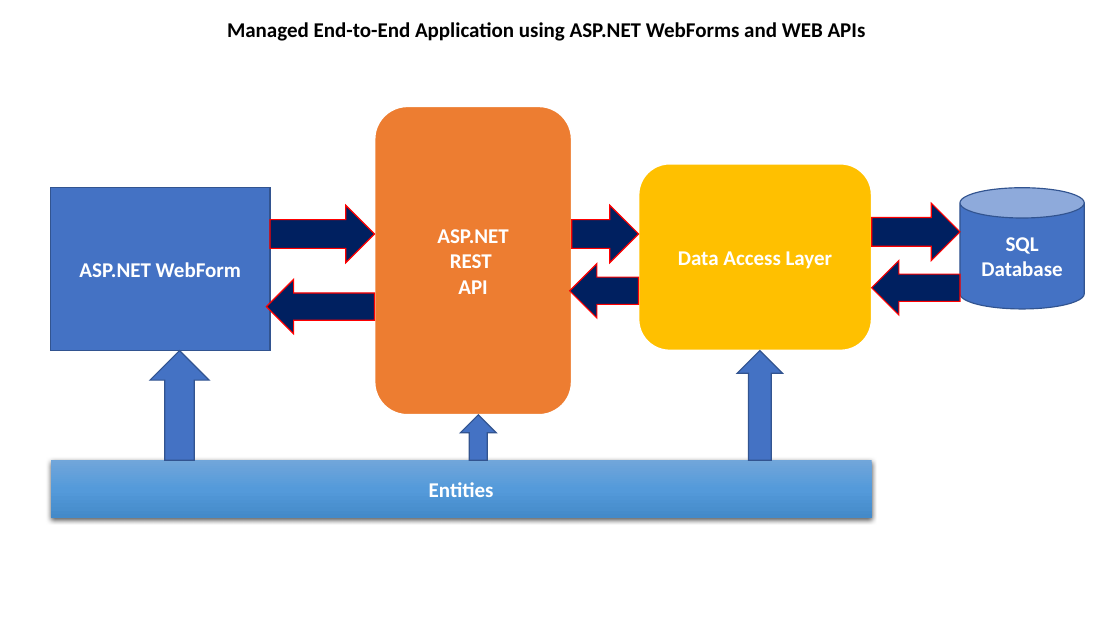
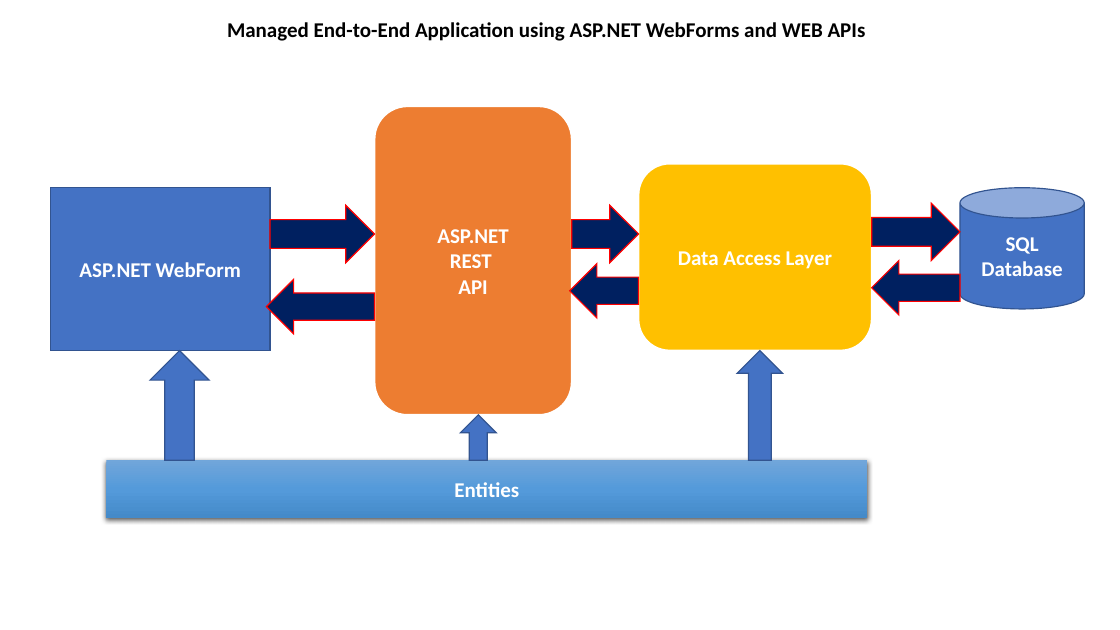
Before and after one commit to maheshsabnis/NetFrwk_Projects, a slide deck: slide 44 of Training-Images.pptx. Drawn at 1120x630 pixels with LibreOffice and Linux fonts; fonts in the diff are those of the drawing. Boxes give left, top, right and bottom in pixels: in the first picture for what was removed or moved away, otherwise in the second. Text is boxed around its words. In the diff, an @@ line names an element or a change of style, - is before the commit and + after.

```diff
--- a/Training-Images.pptx
+++ b/Training-Images.pptx
@@ rectangle "Entities": place and size @@
-rectangle "Entities" at (50, 460, 872, 518)
+rectangle "Entities" at (107, 460, 868, 518)
```
Also in this commit, not shown: 1 other file.
